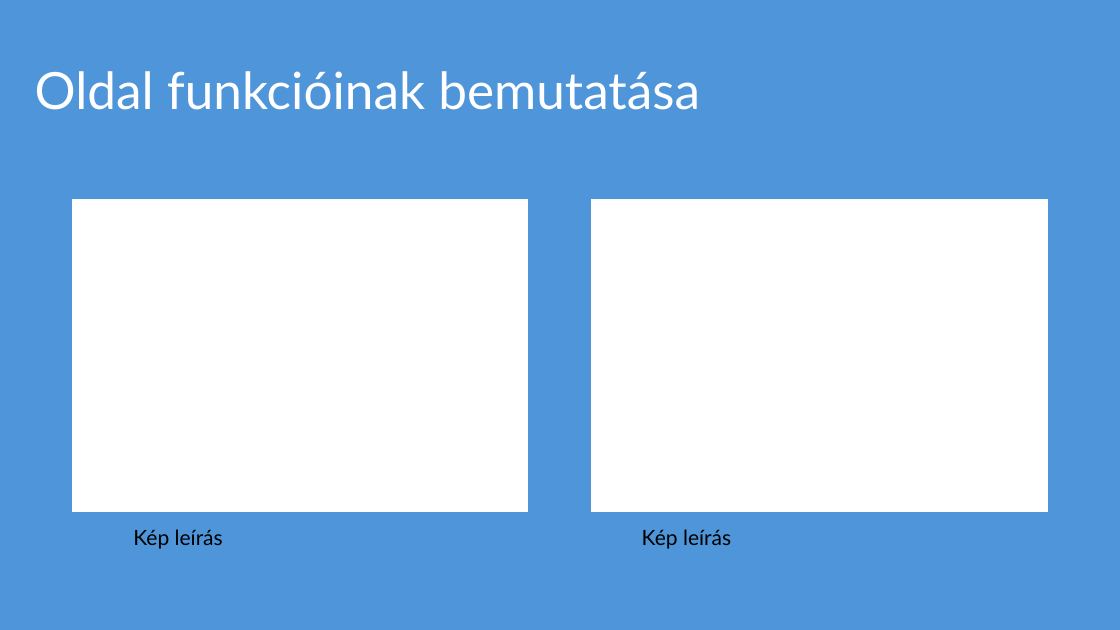
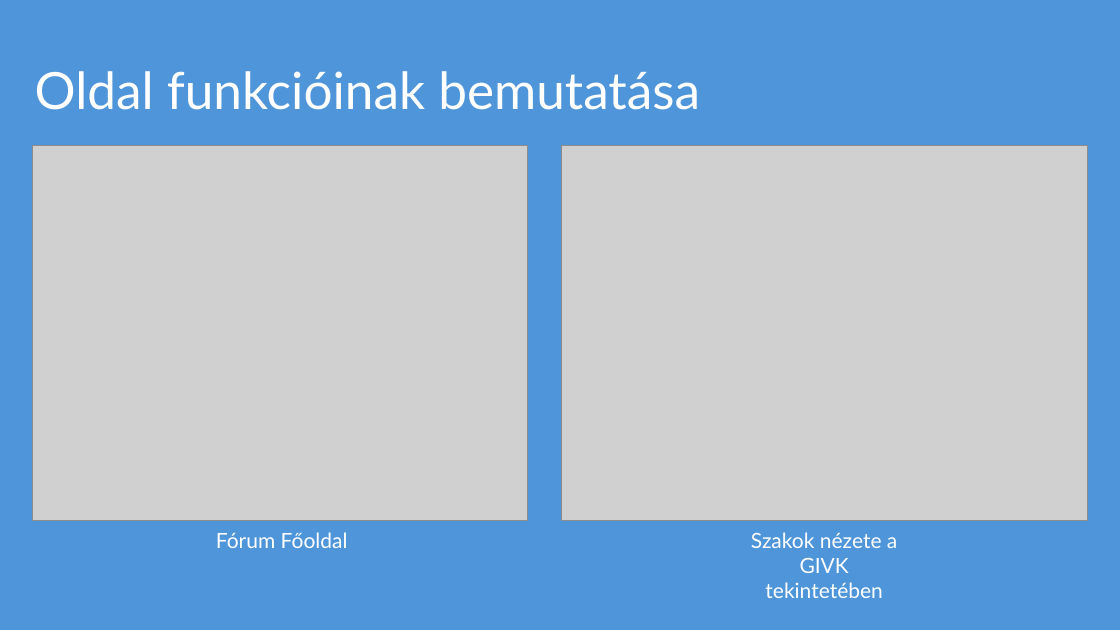
Before and after one commit to Azozzer/Projetkmunka-1-2, a slide deck: slide 6 of SZE_tantargyi_adatbazis.pptx. Drawn at 1120x630 pixels with LibreOffice and Linux fonts; fonts in the diff are those of the drawing; grey boxes stand for pictures. Boxes give left, top, right and bottom in pixels: in the first picture for what was removed or moved away, otherwise in the second. Text is boxed around its words. In the diff, an @@ line names an element or a change of style, - is before the commit and + after.

```diff
--- a/SZE_tantargyi_adatbazis.pptx
+++ b/SZE_tantargyi_adatbazis.pptx
@@ picture added at (33,145,528,521) @@
@@ picture added at (562,145,1088,521) @@
@@ rectangle removed at (72,200,528,512) @@
@@ rectangle removed at (592,200,1048,512) @@
@@ text at (216,532,348,548): text changed; text colour #000000 to #FFFFFF @@
-Kép leírás
+Fórum Főoldal
@@ text removed at (642,529,731,549) @@
-Kép leírás
@@ text added at (751,532,897,598), 18 pt, text #FFFFFF @@
+Szakok nézete a GIVK tekintetében
```
Also in this commit, not shown: 1 slide added, 1 slide removed.
